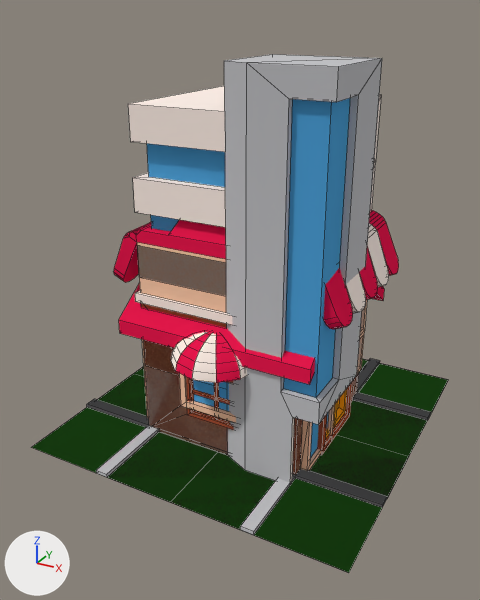
Two versions of the Blender file Blender/KIA_World.blend, one commit apart.
Before and after are seen from a 50 mm camera at (3.36, -6.57, 4.81) aimed at (-0.07, -0.34, 1.69). Lighting does not change. The marker at lower left points along +X, +Y and +Z. Mesh edges are drawn as thin lines.

Names of what the first picture shows: 'Grass', 'Home', 'Office', 'Restaurant', 'Road_I', 'Road_L', 'Road_T', 'Road_X'.
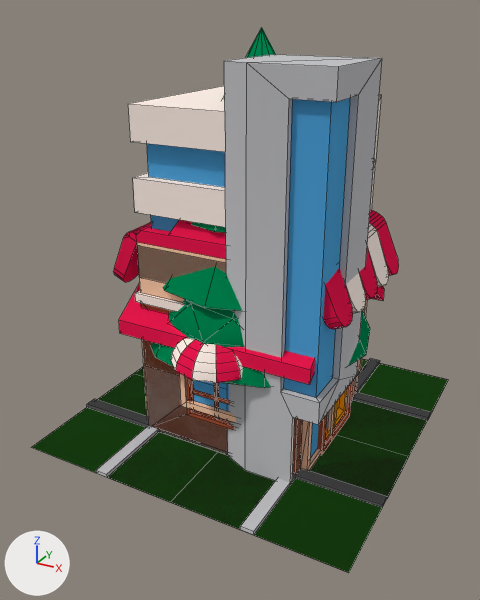
Diff of the bpy script that builds the scene:
```diff
--- a/Blender/KIA_World.blend.py
+++ b/Blender/KIA_World.blend.py
@@ me_cylinder_001 @@
+me_cylinder_001.from_pydata(...)  # 109 vertices, 108 faces; spans x -1.39..1.39, y -1.39..1.39, z 0.0..4.63
+me_cylinder_001.polygons.foreach_set('use_smooth', [True] * 108)
+me_cylinder_001.materials.append(mat_colors)  # picture img_palette_png
@@ me_cylinder @@
+me_cylinder.from_pydata(...)  # 181 vertices, 332 faces; spans x -0.95..0.98, y -1.27..1.17, z 0.0..3.1
+me_cylinder.polygons.foreach_set('use_smooth', [True] * 332)
+me_cylinder.materials.append(mat_colors)  # picture img_palette_png
@@ ob_tree_evergreen @@
+ob_tree_evergreen = bpy.data.objects.new('Tree_Evergreen', me_cylinder_001)
+ob_tree_evergreen.location = (0.0, 0.0, 0.0)
@@ ob_tree_deciduous @@
+ob_tree_deciduous = bpy.data.objects.new('Tree_Deciduous', me_cylinder)
+ob_tree_deciduous.location = (0.0, 0.0, 0.0)
```

Where the change shows, as pixel boxes (x1, y1, x2, y2) in the pictures (480 x 600 px):
'Tree_Evergreen', added (green)
    after: (151, 28, 370, 388)
'Tree_Deciduous', added (green)
    after: (169, 299, 244, 347)
'Road_T', unchanged, covered by the edit
    before: (87, 361, 431, 530)
    after: (88, 368, 385, 530)
